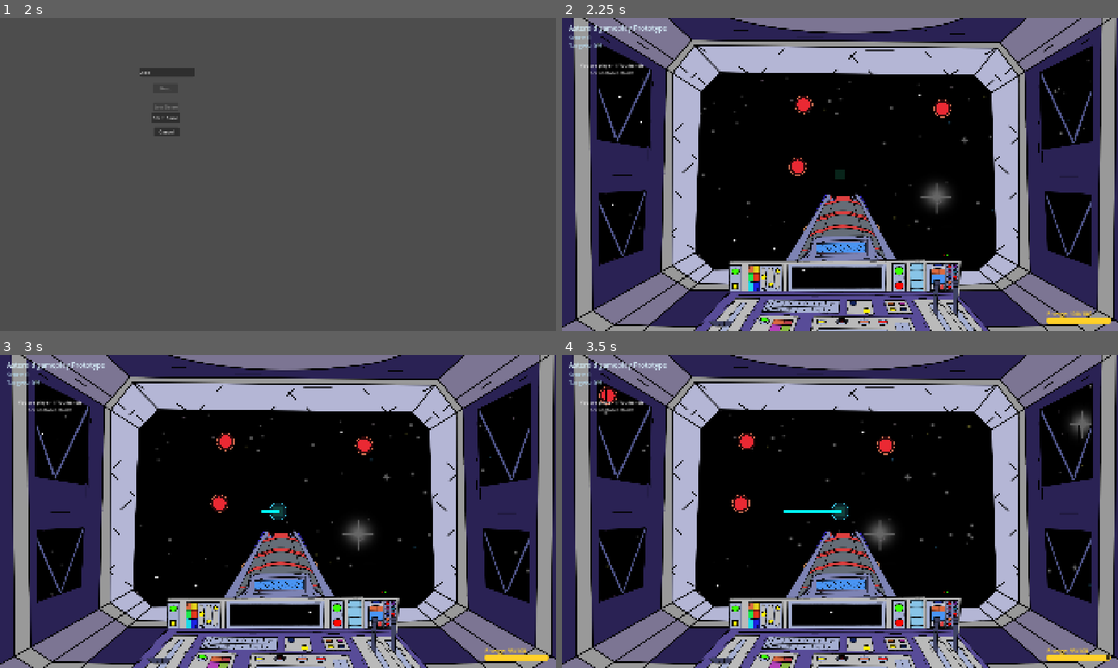
Above: before the commit, frames 1-4 (two rows, left to right).
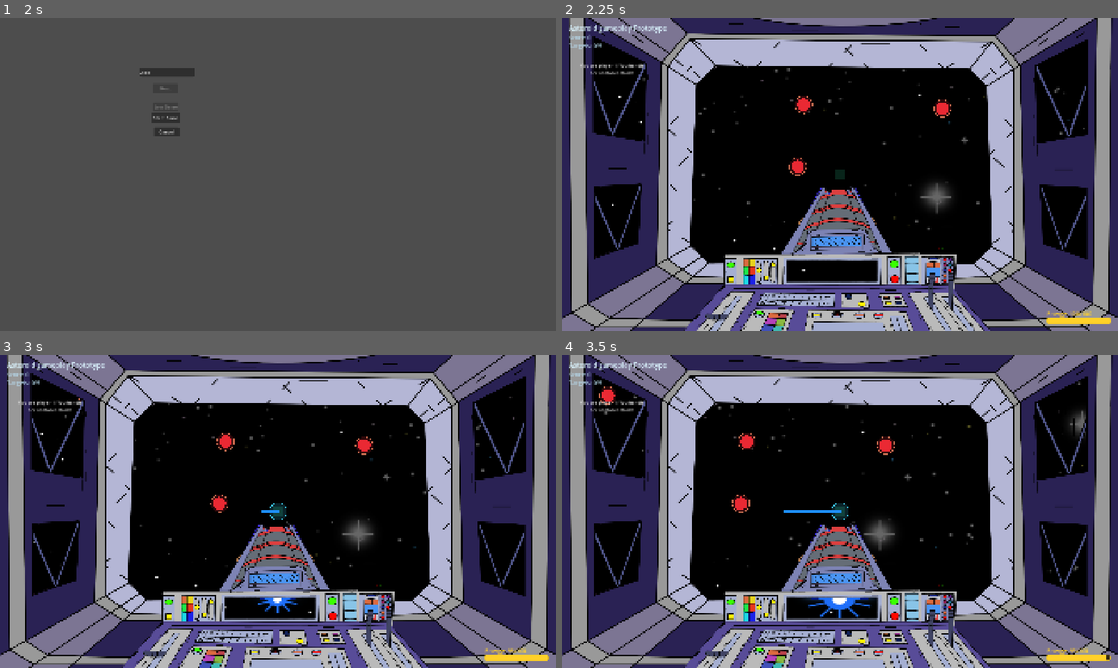
Above: after the commit, the same moments.

Repository: Spudoku/orbital-defense
Game: Godot game, scene res://scenes/control.tscn
The game is run twice, just before and just after one commit, with the same random seed, the same clock (stepped at 60 frames per second) and the same inputs.
Inputs (mouse positions are in pixels of both pictures, inside the frame that each line leads up to):
- Up to frame 1 (2 s): click (166, 71) at 0.52 s; type "Alex" at 0.6 s; click "Host" at 1.25 s
- Up to frame 2 (2.25 s): click "Start Game" at 2 s
- Up to frame 3 (3 s): tap Enter at 2.75 s; hold Right from 2.78 s (still down); hold Space from 2.78 s (still down)
- Up to frame 4 (3.5 s): keep holding Right; keep holding Space

Frame 1 is identical in both runs. In frame 2, 33% of the frame differs, in the area x 0-100%, y 0-100%; in frame 3, 33%; in frame 4, 34%.

Commit message:
Added working laser animation

Diff:
--- a/scenes/cursor.tscn
+++ b/scenes/cursor.tscn
@@ -1,8 +1,109 @@
 [gd_scene format=3 uid="uid://cel15onxxfeym"]
 
 [ext_resource type="Texture2D" uid="uid://d4b0csrn25g41" path="res://assets/foreground/FinalLookUpdate.png" id="1_1eco6"]
+[ext_resource type="Texture2D" uid="uid://bvtbdx6dicmam" path="res://assets/laser/laser_blue_center_strip.png" id="2_s0nli"]
+
+[sub_resource type="AtlasTexture" id="AtlasTexture_ndevg"]
+atlas = ExtResource("2_s0nli")
+region = Rect2(1152, 0, 128, 256)
+
+[sub_resource type="AtlasTexture" id="AtlasTexture_n5qf0"]
+atlas = ExtResource("2_s0nli")
+region = Rect2(1280, 0, 128, 256)
+
+[sub_resource type="AtlasTexture" id="AtlasTexture_pey64"]
+atlas = ExtResource("2_s0nli")
+region = Rect2(1408, 0, 128, 256)
+
+[sub_resource type="AtlasTexture" id="AtlasTexture_xjntw"]
+atlas = ExtResource("2_s0nli")
+region = Rect2(768, 0, 128, 256)
+
+[sub_resource type="AtlasTexture" id="AtlasTexture_xl2q8"]
+atlas = ExtResource("2_s0nli")
+region = Rect2(896, 0, 128, 256)
+
+[sub_resource type="AtlasTexture" id="AtlasTexture_km28a"]
+atlas = ExtResource("2_s0nli")
+region = Rect2(1024, 0, 128, 256)
+
+[sub_resource type="AtlasTexture" id="AtlasTexture_snjn8"]
+atlas = ExtResource("2_s0nli")
+region = Rect2(0, 0, 128, 256)
+
+[sub_resource type="AtlasTexture" id="AtlasTexture_4m02u"]
+atlas = ExtResource("2_s0nli")
+region = Rect2(128, 0, 128, 256)
+
+[sub_resource type="AtlasTexture" id="AtlasTexture_lk1ck"]
+atlas = ExtResource("2_s0nli")
+region = Rect2(256, 0, 128, 256)
+
+[sub_resource type="AtlasTexture" id="AtlasTexture_fpr62"]
+atlas = ExtResource("2_s0nli")
+region = Rect2(384, 0, 128, 256)
+
+[sub_resource type="AtlasTexture" id="AtlasTexture_2hyr3"]
+atlas = ExtResource("2_s0nli")
+region = Rect2(512, 0, 128, 256)
+
+[sub_resource type="AtlasTexture" id="AtlasTexture_i2fek"]
+atlas = ExtResource("2_s0nli")
+region = Rect2(640, 0, 128, 256)
 
 [sub_resource type="SpriteFrames" id="SpriteFrames_1eco6"]
+animations = [{
+"frames": [{
+"duration": 1.0,
+"texture": SubResource("AtlasTexture_ndevg")
+}, {
+"duration": 1.0,
+"texture": SubResource("AtlasTexture_n5qf0")
+}, {
+"duration": 1.0,
+"texture": SubResource("AtlasTexture_pey64")
+}],
+"loop": false,
+"name": &"laser_end",
+"speed": 5.0
+}, {
+"frames": [{
+"duration": 1.0,
+"texture": SubResource("AtlasTexture_xjntw")
+}, {
+"duration": 1.0,
+"texture": SubResource("AtlasTexture_xl2q8")
+}, {
+"duration": 1.0,
+"texture": SubResource("AtlasTexture_km28a")
+}],
+"loop": true,
+"name": &"laser_hold",
+"speed": 5.0
+}, {
+"frames": [{
+"duration": 1.0,
+"texture": SubResource("AtlasTexture_snjn8")
+}, {
+"duration": 1.0,
+"texture": SubResource("AtlasTexture_4m02u")
+}, {
+"duration": 1.0,
+"texture": SubResource("AtlasTexture_lk1ck")
+}, {
+"duration": 1.0,
+"texture": SubResource("AtlasTexture_fpr62")
+}, {
+"duration": 1.0,
+"texture": SubResource("AtlasTexture_2hyr3")
+}, {
+"duration": 1.0,
+"texture": SubResource("AtlasTexture_i2fek")
+}],
+"loop": false,
+"name": &"laser_start",
+"speed": 5.0
+}]
 
 [sub_resource type="SceneReplicationConfig" id="SceneReplicationConfig_d7ugn"]
 properties/0/path = NodePath(".:position")
@@ -13,13 +114,15 @@
 
 [node name="Camera2D" type="Camera2D" parent="." unique_id=1500826929]
 
-[node name="Foreground" type="Sprite2D" parent="Camera2D" unique_id=1390750208]
-position = Vector2(16.25, 23)
+[node name="Laser" type="AnimatedSprite2D" parent="Camera2D" unique_id=1739854030]
+position = Vector2(-5, 179.00002)
+scale = Vector2(2.984375, 1.9140625)
+sprite_frames = SubResource("SpriteFrames_1eco6")
+animation = &"laser_end"
+
+[node name="Foreground1" type="Sprite2D" parent="Camera2D" unique_id=1390750208]
 scale = Vector2(1.0158924, 1.0382695)
 texture = ExtResource("1_1eco6")
 
-[node name="AnimatedSprite2D" type="AnimatedSprite2D" parent="Camera2D" unique_id=1739854030]
-sprite_frames = SubResource("SpriteFrames_1eco6")
-
 [node name="MultiplayerSynchronizer" type="MultiplayerSynchronizer" parent="." unique_id=1359759773]
 replication_config = SubResource("SceneReplicationConfig_d7ugn")
--- a/scripts/keyboard_tracing_prototype.gd
+++ b/scripts/keyboard_tracing_prototype.gd
@@ -41,9 +41,14 @@
 @export var energy: float = MAX_ENERGY
 @export var completed_targets: int = 0
 var _laser_active: bool = false
+var _laser_was_active: bool = false
+var _laser_state: bool = false
+var _laser_pressing: bool = false
+var laser_animation: AnimatedSprite2D = null
 var _round_flash: float = 0.0
 var _targets: Array[Area2D] = []
 var _current_line: Line2D = null
+var children: Array[Node] = []
 
 var updated_roles = false # this is to check if controls have been properly assigned
 
@@ -94,6 +99,7 @@
 	if multiplayer.is_server():
 		_cursor_position = _cursor.position
 	# _camera.position = _cursor_position
+	children = _cursor.get_children()
 
 	add_child(_cursor)
 
@@ -101,7 +107,42 @@
 func connect_cursor(node: Node) -> void:
 	print("Connecting cursor...")
 	_cursor = node
-	pass
+	laser_animation = null
+	call_deferred("_ensure_laser_animation")
+
+func _ensure_laser_animation() -> void:
+	if not is_instance_valid(_cursor):
+		laser_animation = null
+		return
+
+	if laser_animation != null and is_instance_valid(laser_animation):
+		return
+
+	laser_animation = _get_laser_animation_node()
+	if laser_animation != null:
+		laser_animation.visible = false
+		laser_animation.stop()
+
+func _play_laser_animation(animation_name: String) -> void:
+	_ensure_laser_animation()
+	if laser_animation == null:
+		return
+
+	laser_animation.visible = true
+	laser_animation.stop()
+	laser_animation.play(animation_name)
+	laser_animation.frame = 0
+
+func _get_laser_animation_node() -> AnimatedSprite2D:
+	for i in range(_cursor.get_child_count()):
+		var child = _cursor.get_child(i)
+		if child.name == "Camera2D":
+			for grandchild in child.get_children():
+				if grandchild.name == "Laser" and grandchild is AnimatedSprite2D:
+					return grandchild as AnimatedSprite2D
+
+	return null
+
 
 # create laser-target Nodes
 func instantiate_targets() -> void:
@@ -133,11 +174,24 @@
 		# camera position: handled by server
 		# _camera.position = _cursor_position
 
-
-		# TODO: sync with clients
-		var laser_pressed = Input.is_key_pressed(KEY_SPACE)
-
-		request_laser_state.rpc(laser_pressed)
+		# game logic: handled by server
+		# synchronize laser activation via the server so all clients see the same animation
+		var local_pressing: bool = Input.is_key_pressed(KEY_SPACE)
+		if local_pressing != _laser_pressing:
+			_laser_pressing = local_pressing
+			_request_laser_state.rpc(_laser_pressing)
+
+		_laser_was_active = _laser_active
+		_laser_active = _laser_state
+
+		if _laser_active and not _laser_was_active:
+			_on_laser_active_true()
+		elif not _laser_active and _laser_was_active:
+			_on_laser_active_false()
+		elif _laser_active:
+			_on_laser_active_hold()
+		else:
+			_on_laser_inactive()
 
 		if _laser_active:
 			_check_target_hits()
@@ -372,7 +426,7 @@
 
 	if _current_line == null:
 		_current_line = Line2D.new()
-		_current_line.default_color = Color.AQUA
+		_current_line.default_color = Color.DODGER_BLUE
 		_current_line.width = 10.0
 		_current_line.begin_cap_mode = Line2D.LINE_CAP_ROUND
 		_current_line.end_cap_mode = Line2D.LINE_CAP_ROUND
@@ -504,7 +558,6 @@
 	if not multiplayer.is_server():
 		return
 
-
 	var next_position: Vector2 = _cursor.position + movement.normalized() * CURSOR_SPEED * delta
 	next_position.x = clampf(next_position.x, CURSOR_BOX_SIZE * 0.5, VIEW_SIZE.x - CURSOR_BOX_SIZE * 0.5)
 	next_position.y = clampf(next_position.y, CURSOR_BOX_SIZE * 0.5, VIEW_SIZE.y - CURSOR_BOX_SIZE * 0.5)
@@ -514,31 +567,37 @@
 
 	energy = maxf(0.0, energy - ENERGY_DRAIN_PER_SECOND * delta)
 	_cursor.position = next_position
-	_cursor_position = _cursor.position
-
 	pass
 
 @rpc("any_peer", "call_local", "unreliable")
-func request_laser_state(pressed: bool) -> void:
-	if not multiplayer.is_server():
-		return
-
-	var sender_id = multiplayer.get_remote_sender_id()
-	GameManager._active_laser_peers[sender_id] = pressed
-
-	var any_button_down = false
-	for peer_id in GameManager._active_laser_peers:
-		if GameManager._active_laser_peers[peer_id] == true:
-			any_button_down = true
-			break
-
-	if _laser_active != any_button_down:
-		_laser_active = any_button_down
-		sync_laser_active(any_button_down)
-	pass
-
-@rpc("authority", "call_local", "unreliable")
-func sync_laser_active(active: bool) -> void:
-	_laser_active = active
-	pass
-#endregion
+func _request_laser_state(active: bool) -> void:
+	if not multiplayer.is_server():
+		return
+	_sync_laser_state.rpc(active)
+
+@rpc("any_peer", "call_local", "unreliable")
+func _sync_laser_state(active: bool) -> void:
+	_laser_state = active
+
+func _on_laser_active_true() -> void:
+	_play_laser_animation("laser_start")
+
+func _on_laser_active_hold() -> void:
+	_ensure_laser_animation()
+	if laser_animation == null:
+		return
+	if laser_animation.is_playing() and laser_animation.animation == "laser_start":
+		return
+	if laser_animation.animation != "laser_hold":
+		_play_laser_animation("laser_hold")
+
+func _on_laser_active_false() -> void:
+	_play_laser_animation("laser_end")
+
+
+func _on_laser_inactive() -> void:
+	_ensure_laser_animation()
+	if laser_animation == null:
+		return
+	if laser_animation.animation == "laser_end" and not laser_animation.is_playing():
+		laser_animation.visible = false
